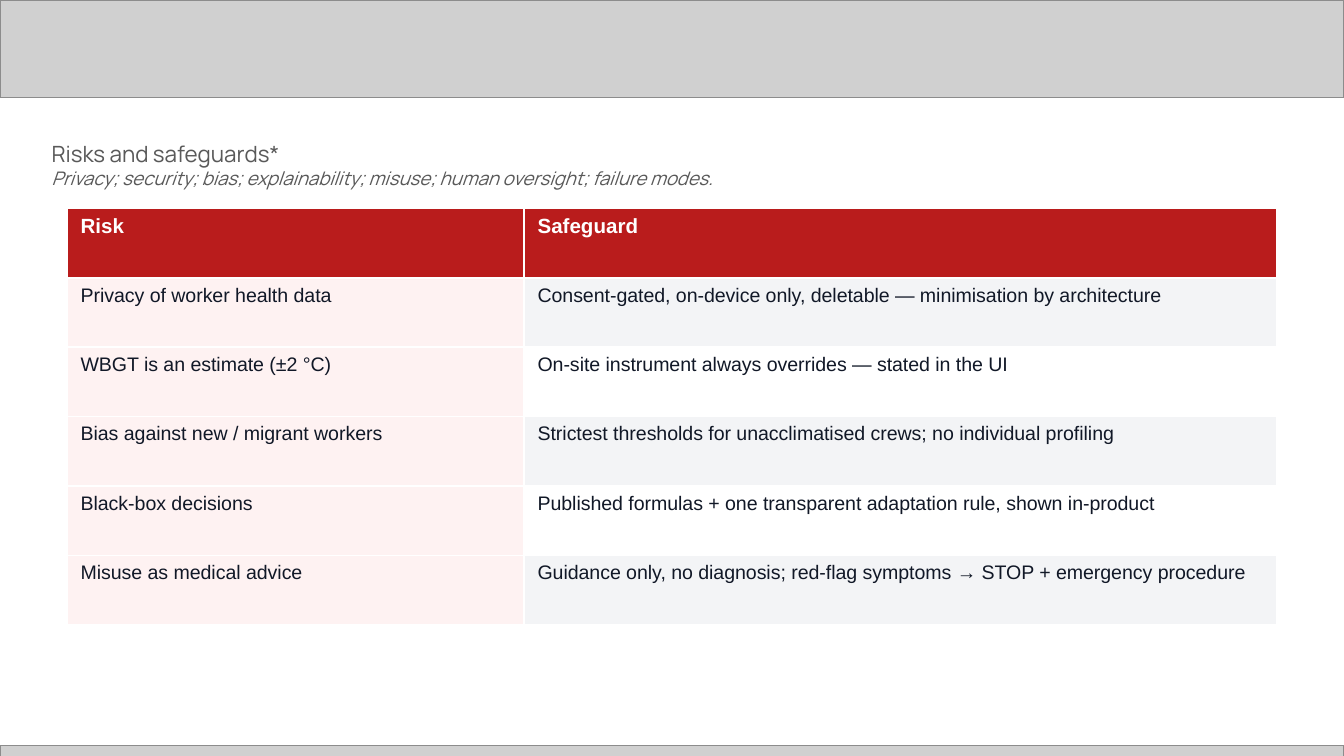
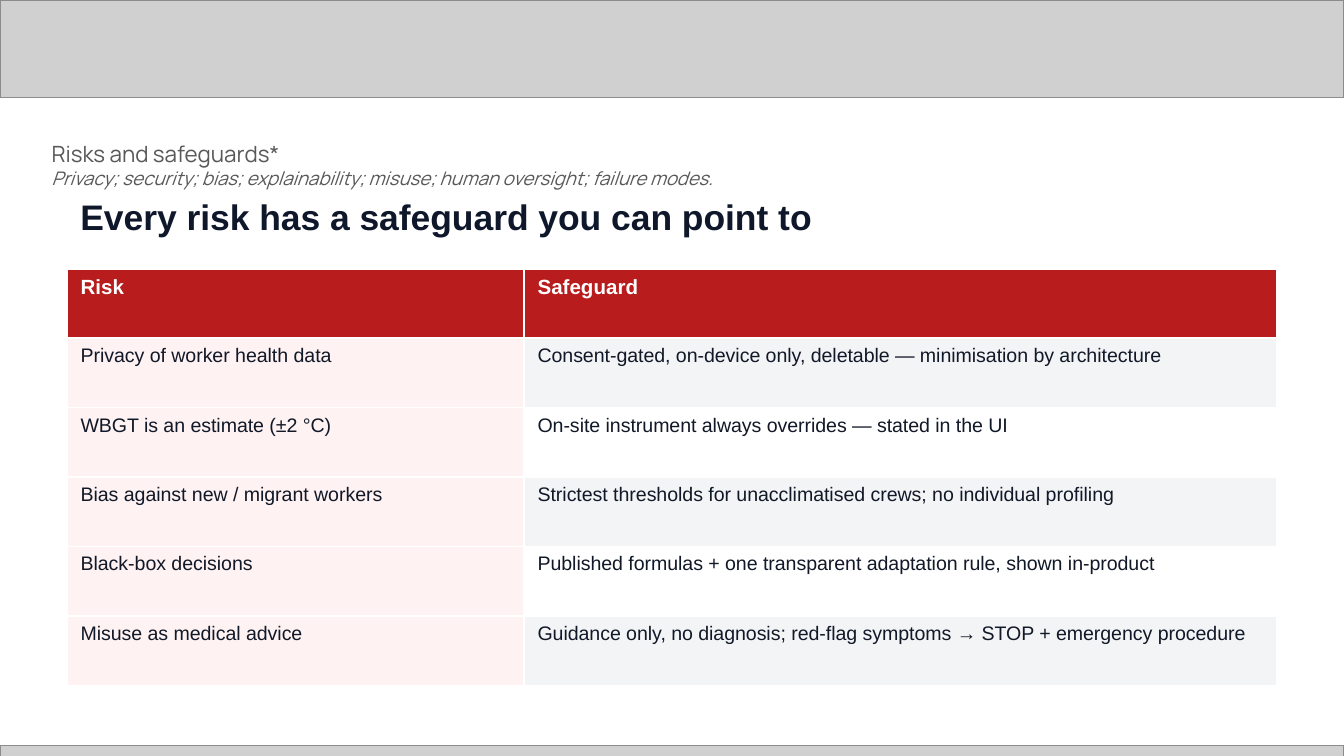
Before and after one commit to syaikhipin/heatshield, a slide deck: slide 9 of deck/heatshield-template-deck.pptx. Drawn at 1344x756 pixels with LibreOffice and Linux fonts; fonts in the diff are those of the drawing; grey boxes stand for pictures. Boxes give left, top, right and bottom in pixels: in the first picture for what was removed or moved away, otherwise in the second. Text is boxed around its words. In the diff, an @@ line names an element or a change of style, - is before the commit and + after.

```diff
--- a/deck/heatshield-template-deck.pptx
+++ b/deck/heatshield-template-deck.pptx
@@ text added at (80,204,811,237), 19 pt, text #0F172A, bold @@
+Every risk has a safeguard you can point to
@@ table: place and size @@
-table at (67,208,1277,625)
+table at (67,269,1277,685)
```
Also in this commit, not shown: 14 other slides changed, 2 other files.
